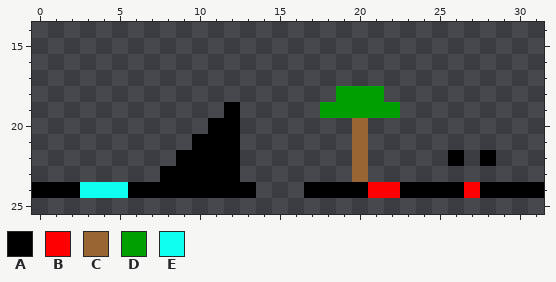
One commit to this pixel-art sprite: platformer_game/data/map.png. The picture above is the old version.
The file is 32x32 pixels. Shown: x 0..31, y 14..25. The old version is drawn lined up with the new one.
Palette (. is transparent): A #000000  B #ff0000  C #996633  D #009f00  E #0ffff0
The same view after the edit:
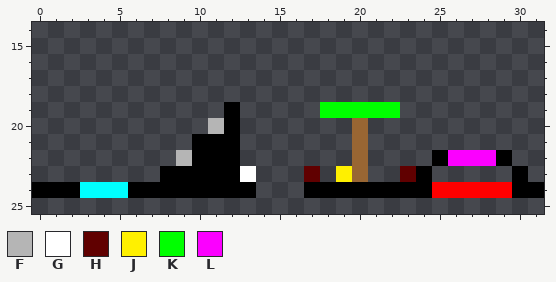
Colours new in this view: F #b5b5b5  G #ffffff  H #600000  J #fff000  K #00ff00  L #fb00ff
From old to new:
whole drawing moved by +0,-3 (the old picture is shown already moved)
colour E: #0ffff0 -> #00ffff
y 18: x 19..21 DDD -> ...
y 19: x 18..22 DDDDD -> KKKKK
y 20: x 11 A -> F
y 22: x 9 A -> F; x 25..29 .A.A. -> ALLLA
y 23: x 13 . -> G; x 17 . -> H; x 19 . -> J; x 23..24 .. -> HA; x 30 . -> A
y 24: x 21..22 BB -> AA; x 25..26 AA -> BB; x 28..29 AA -> BB
Changed places in both pictures, as pixel boxes (x1, y1, x2, y2):
changed: (176, 86, 528, 198)
changed: (80, 182, 128, 198)
